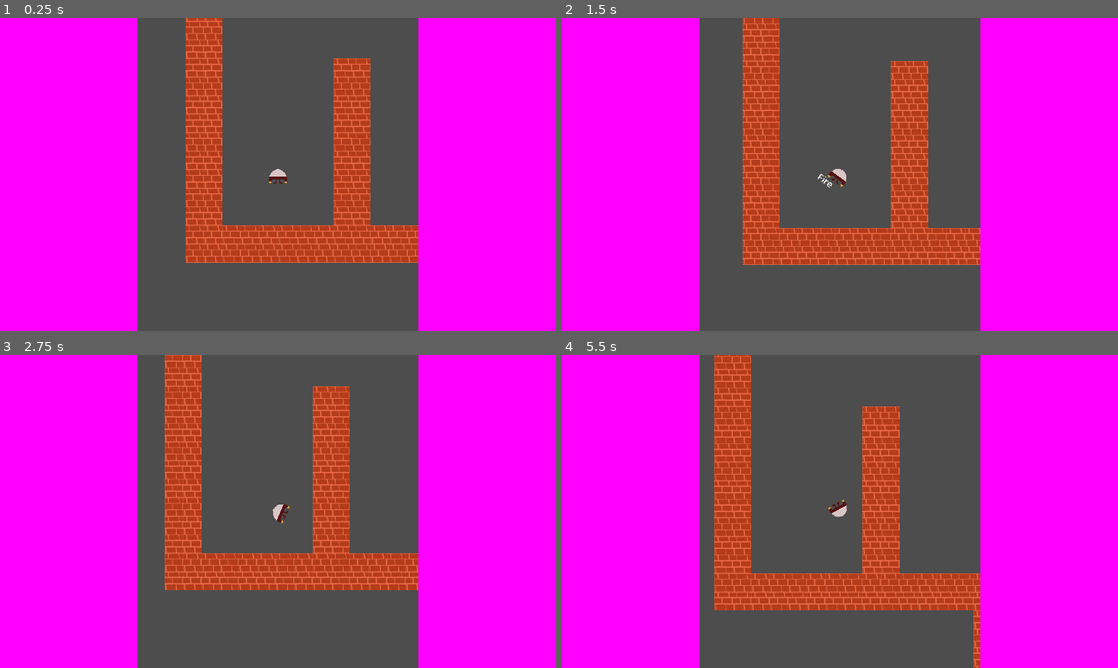
Above: before the commit, frames 1-4 (two rows, left to right).
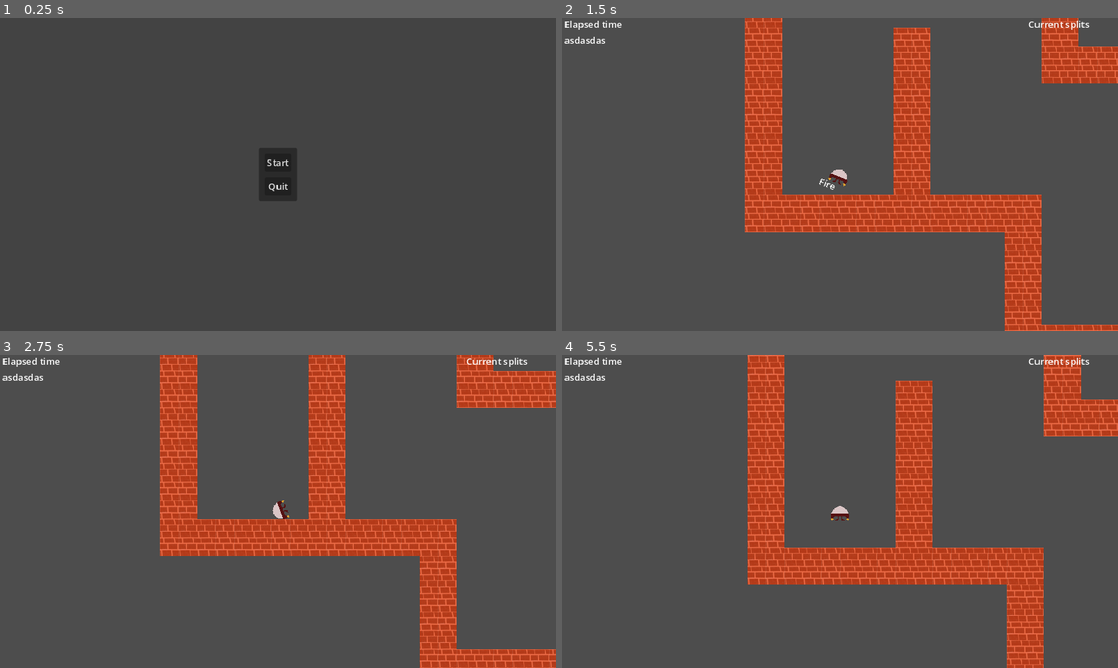
Above: after the commit, the same moments.

Repository: klek/space_kitten
Game: Godot game, scene res://scenes/game/game.tscn
Two runs of this game, one before a commit and one after it. Both use one fixed random seed, a clock stepped at 60 frames per second and the inputs below. Before the commit the project starts from res://scenes/world/world.tscn.
Inputs (mouse positions are in pixels of both pictures, inside the frame that each line leads up to):
- Up to frame 1 (0.25 s): no input
- Up to frame 2 (1.5 s): click (840, 161) at 0.5 s, where only the run after the commit has a clickable "Start"; move the mouse to (962, 158) at 1.27 s; press the mouse at (962, 158) at 1.28 s
- Up to frame 3 (2.75 s): move the mouse to (166, 527) at 2.02 s; release the mouse at (166, 527) at 2.03 s; right-click (166, 527) at 2.1 s
- Up to frame 4 (5.5 s): move the mouse to (895, 442) at 2.77 s; press the mouse at (895, 442) at 2.78 s; move the mouse to (812, 574) at 3.52 s; release the mouse at (812, 574) at 3.53 s; right-click (812, 574) at 3.6 s; move the mouse to (1006, 558) at 4.27 s; press the mouse at (1006, 558) at 4.28 s; tap Escape (open_menu) at 4.9 s; release the mouse at (1006, 558) at 5 s; click (840, 511) at 5 s, where only the run after the commit has a clickable "Restart"

The runs differ from the first frame. In frame 1, 64% of the frame differs, in the area x 0-100%, y 0-100%; in frame 2, 62%; in frame 3, 64%; in frame 4, 72%.

Commit message:
FEAT: Add option to restart the level
This commit adds the possibility to restart the level either via the
menu or pressing "R" on the keyboard.
Furthermore this commit also now pauses the game when the menu is
brought up using the "ESQ" key.

Gravity has also been re-enabled albeit with greatly reduced effect
on the character. Currently the gravity scale is set to 0.125.

Diff:
--- a/project.godot
+++ b/project.godot
@@ -11,7 +11,7 @@
 [application]
 
 config/name="space_kitten"
-run/main_scene="res://scenes/world/world.tscn"
+run/main_scene="res://scenes/game/game.tscn"
 config/features=PackedStringArray("4.3", "Forward Plus")
 config/icon="res://icon.svg"
 
--- a/scenes/character/flying_saucer.tscn
+++ b/scenes/character/flying_saucer.tscn
@@ -4,7 +4,7 @@
 [ext_resource type="Texture2D" uid="uid://b1t8bhj25b73a" path="res://assets/spaceship.png" id="2_ag7jh"]
 
 [node name="flying_saucer" type="RigidBody2D"]
-gravity_scale = 0.0
+gravity_scale = 0.125
 center_of_mass_mode = 1
 center_of_mass = Vector2(0, 7)
 linear_damp = 1.0
@@ -64,3 +64,5 @@
 
 [node name="CollisionPolygon2D" type="CollisionPolygon2D" parent="."]
 polygon = PackedVector2Array(-5, -8, -2, -8, -2, -9, 2, -9, 2, -8, 5, -8, 5, -7, 7, -7, 7, -6, 9, -6, 9, -5, 10, -5, 10 …(565 unchanged characters)…
+
+[node name="Camera2D" type="Camera2D" parent="."]
--- a/scenes/game/game.gd
+++ b/scenes/game/game.gd
@@ -1,28 +1,123 @@
 extends Node
 class_name game
 
-@onready var flying_saucer: RigidBody2D = $flying_saucer
+#@onready var flying_saucer: RigidBody2D = $flying_saucer
+
+#@export var ui_scene : PackedScene
+@export var world_scene : PackedScene
+@export var player_scene : PackedScene
+
+@onready var ui: user_interface = %user_interface
+
+# Variables for tracking the amount of re-tries
+var nr_or_retries : int = 0
+
+# Variables for tracking name
+var node_name_world : String = ""
+var node_name_player : String = ""
 
 func _ready() -> void:
-	pass
+	# Connect signals from ui to the local callbacks
+	ui.user_requested_quit_game.connect(_on_user_requested_quit_game)
+	ui.user_requested_resume_game.connect(_on_user_requested_resume_game)
+	ui.user_requested_start_game.connect(_on_user_requested_start_game)
 
 
-func _process(delta: float) -> void:
-	pass
+func _input(event: InputEvent) -> void:
+	if event.is_action_pressed("quit"):
+		quit_game()
+	if event.is_action_pressed("restart"):
+		_on_user_requested_start_game()
+	if event.is_action_pressed("open_menu"):
+		pause_game()
 
 
-func _on_user_interface_user_requested_quit_game() -> void:
+func pause_game():
+	get_tree().paused = true
+
+
+func unpause_game():
+	get_tree().paused = false
+
+
+func reload_game() -> void:
+	# Load the world we are gonna use
+	# If the world has already been loaded, we change the scene
+	if !node_name_world.is_empty():
+		# Remove the old world
+		var node_world : Node = get_node(node_name_world)
+		remove_child(node_world)
+		node_world.queue_free()
+		# Set the string value to zero
+		node_name_world = ""
+
+	if !node_name_player.is_empty():
+		# Remove the old player
+		var node_player : Node = get_node(node_name_player)
+		remove_child(node_player)
+		node_player.queue_free()
+		# Set the string value to zero
+		node_name_player = ""
+
+	var scene_world : Node2D = load_scene(world_scene)
+	if ( scene_world == null ):
+		# To be replaced with a quit function
+		quit_game()
+		return
+	# Add the world as a child
+	add_child(scene_world, true)
+	# Save the node name
+	node_name_world = scene_world.name
+
+	# Grab the starting position for the player in this world
+	var start_position : Vector2 = Vector2.ZERO
+	if ( get_node(node_name_world).has_method("get_start_position") ):
+		start_position = get_node(node_name_world).get_start_position()
+
+	# Load the player
+	var scene_player : Node2D = load_scene(player_scene)
+	if ( scene_player == null ):
+		# To be replaced with a quit function
+		quit_game()
+		return
+	# Set the starting position for the player
+	scene_player.global_position = start_position
+	# Add the player as a child
+	add_child(scene_player, true)
+	# Save the node name
+	node_name_player = scene_player.name
+
+
+func load_scene( scene_to_load: PackedScene ) -> Node2D:
+	# Check that ui_scene is set
+	if ( scene_to_load == null ):
+		print("Exported variable ui_scene is not set...exiting!")
+		return null
+	# Load the scene
+	var scene = scene_to_load.instantiate()
+	#add_child(scene, true)
+	print("Loaded scene: ", scene.name)
+	return scene
+
+
+func quit_game() -> void:
 	get_tree().quit()
 
 
-func _on_user_interface_user_requested_resume_game() -> void:
-	pass # Replace with function body.
+func _on_user_requested_quit_game() -> void:
+	quit_game()
 
 
-func _on_user_interface_user_requested_start_game() -> void:
-	#get_tree().reload_current_scene()
-	# Reset the players position by re-spawning the player at the
-	# starting position
-	#if flying_saucer.has_method("teleport"):
-	#	flying_saucer.teleport()
-	pass
+func _on_user_requested_resume_game() -> void:
+	unpause_game()
+
+
+func _on_user_requested_start_game() -> void:
+	# Pause the game world
+	pause_game()
+	# Reload the world and player
+	reload_game()
+	# Restart the clock
+	# TODO(klek): Implement the clock
+	# Unpause the game world
+	unpause_game()
--- a/scenes/game/game.tscn
+++ b/scenes/game/game.tscn
@@ -7,17 +7,8 @@
 
 [node name="game" type="Node"]
 script = ExtResource("1_gmye7")
+world_scene = ExtResource("2_gpb5u")
+player_scene = ExtResource("3_88dor")
 
 [node name="user_interface" parent="." instance=ExtResource("1_sqg1d")]
-
-[node name="world2" parent="." instance=ExtResource("2_gpb5u")]
-
-[node name="flying_saucer" parent="." instance=ExtResource("3_88dor")]
 unique_name_in_owner = true
-position = Vector2(127, 372)
-
-[node name="Camera2D" type="Camera2D" parent="flying_saucer"]
-
-[connection signal="user_requested_quit_game" from="user_interface" to="." method="_on_user_interface_user_requested_quit_game"]
-[connection signal="user_requested_resume_game" from="user_interface" to="." method="_on_user_interface_user_requested_resume_game"]
-[connection signal="user_requested_start_game" from="user_interface" to="." method="_on_user_interface_user_requested_start_game"]
--- a/scenes/ui/user_interface.gd
+++ b/scenes/ui/user_interface.gd
@@ -16,6 +16,8 @@
 func _ready() -> void:
 	# Show main menu
 	main_menu.show()
+	# Hide the resume game button
+	resume_game.hide()
 	# TODO(klek): Make sure the time labels are reset
 	score.hide()
 	pass
@@ -44,7 +46,12 @@
 func _on_start_game_pressed() -> void:
 	if main_menu.visible:
 		user_requested_start_game.emit()
-		print("Start game pressed!")
+		print("Start/Restart game pressed!")
+		# Change the text on the start game button
+		start_game.text = "Restart"
+		# Unhide the resume butting
+		resume_game.show()
+		hide_main_menu()
 
 
 func _on_quit_game_pressed() -> void:
--- a/scenes/ui/user_interface.tscn
+++ b/scenes/ui/user_interface.tscn
@@ -3,6 +3,7 @@
 [ext_resource type="Script" path="res://scenes/ui/user_interface.gd" id="1_3gagj"]
 
 [node name="user_interface" type="CanvasLayer"]
+process_mode = 3
 script = ExtResource("1_3gagj")
 
 [node name="main_menu" type="Control" parent="."]
@@ -79,15 +80,22 @@
 grow_horizontal = 2
 grow_vertical = 2
 
-[node name="VBoxContainer" type="VBoxContainer" parent="score/HBoxContainer"]
+[node name="time_bar" type="NinePatchRect" parent="score/HBoxContainer"]
 layout_mode = 2
 size_flags_horizontal = 3
 
-[node name="time_elapsed" type="Label" parent="score/HBoxContainer/VBoxContainer"]
+[node name="VBoxContainer" type="VBoxContainer" parent="score/HBoxContainer/time_bar"]
+layout_mode = 2
+offset_left = 4.0
+offset_right = 190.0
+offset_bottom = 550.0
+size_flags_horizontal = 3
+
+[node name="time_elapsed" type="Label" parent="score/HBoxContainer/time_bar/VBoxContainer"]
 layout_mode = 2
 text = "Elapsed time"
 
-[node name="Label2" type="Label" parent="score/HBoxContainer/VBoxContainer"]
+[node name="Label2" type="Label" parent="score/HBoxContainer/time_bar/VBoxContainer"]
 layout_mode = 2
 text = "asdasdas"
 
@@ -96,11 +104,18 @@
 size_flags_horizontal = 3
 size_flags_stretch_ratio = 4.0
 
-[node name="VBoxContainer2" type="VBoxContainer" parent="score/HBoxContainer"]
+[node name="splits_bar" type="NinePatchRect" parent="score/HBoxContainer"]
 layout_mode = 2
 size_flags_horizontal = 3
 
-[node name="time_splits" type="Label" parent="score/HBoxContainer/VBoxContainer2"]
+[node name="VBoxContainer2" type="VBoxContainer" parent="score/HBoxContainer/splits_bar"]
+layout_mode = 2
+offset_left = 4.0
+offset_right = 229.0
+offset_bottom = 550.0
+size_flags_horizontal = 3
+
+[node name="time_splits" type="Label" parent="score/HBoxContainer/splits_bar/VBoxContainer2"]
 layout_mode = 2
 text = "Current splits"
 
--- a/scenes/world/world.tscn
+++ b/scenes/world/world.tscn
@@ -48,7 +48,7 @@
 position = Vector2(128, 360)
 metadata/_edit_group_ = true
 
-[node name="Camera2D" type="Camera2D" parent="flying_saucer"]
+[node name="Camera2D2" type="Camera2D" parent="flying_saucer"]
 
 [node name="walls" parent="." instance=ExtResource("3_m0wcj")]
 
--- a/scenes/world/world2.tscn
+++ b/scenes/world/world2.tscn
@@ -1,7 +1,17 @@
-[gd_scene load_steps=2 format=4 uid="uid://dpypjoppaaqqq"]
+[gd_scene load_steps=3 format=4 uid="uid://dpypjoppaaqqq"]
 
 [ext_resource type="TileSet" uid="uid://bg6o58jsd1qfw" path="res://resources/brick_tiles.tres" id="1_dnfpw"]
+[ext_resource type="Script" path="res://scenes/world/world_2.gd" id="2_khxvn"]
 
-[node name="world2" type="TileMapLayer"]
+[node name="world" type="Node2D"]
+script = ExtResource("2_khxvn")
+
+[node name="world2" type="TileMapLayer" parent="."]
 tile_map_data = PackedByteArray("AAAAAAAAAAAAAAAAAAAAAAEAAAAAAAAAAAAAAAIAAAAAAAAAAAAAAAMAAAAAAAAAAAAAAAQAAAAAAAAAAAAAAA …(4112 unchanged characters)…
 tile_set = ExtResource("1_dnfpw")
+
+[node name="Parallax2D" type="Parallax2D" parent="."]
+
+[node name="start_position" type="Marker2D" parent="."]
+unique_name_in_owner = true
+position = Vector2(128, 376)
--- /dev/null
+++ b/scenes/world/world_2.gd
@@ -0,0 +1,7 @@
+extends Node2D
+
+@onready var start_position: Marker2D = %start_position
+
+func get_start_position() -> Vector2:
+	# Get the starting position
+	return start_position.to_global(position)
